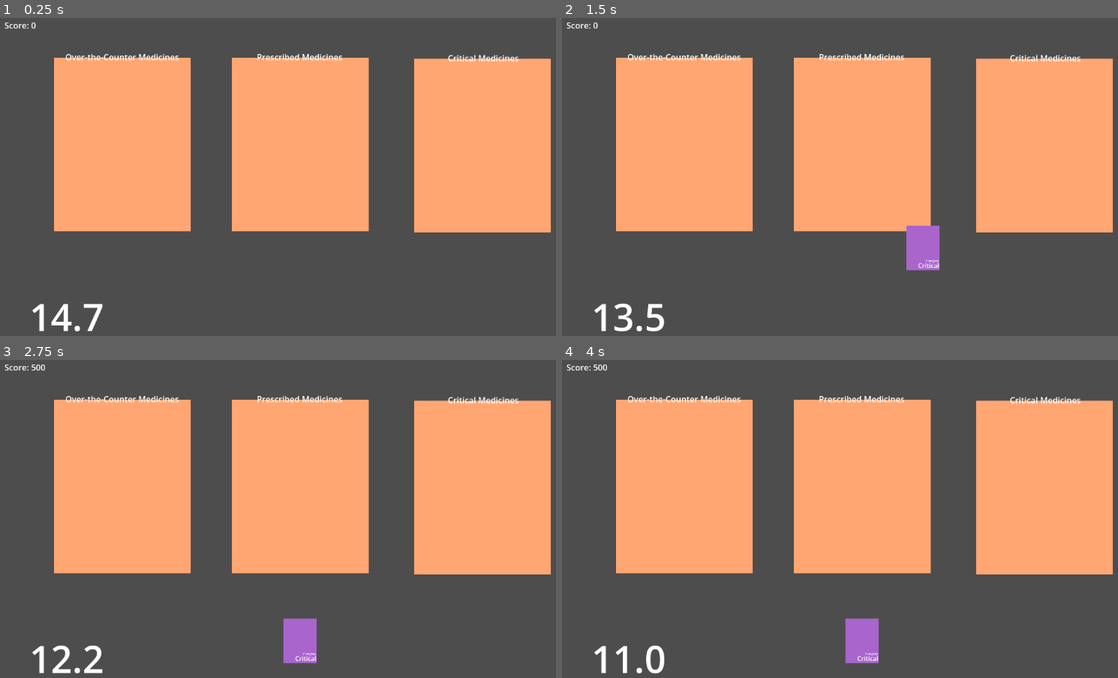
Above: before the commit, frames 1-4 (two rows, left to right).
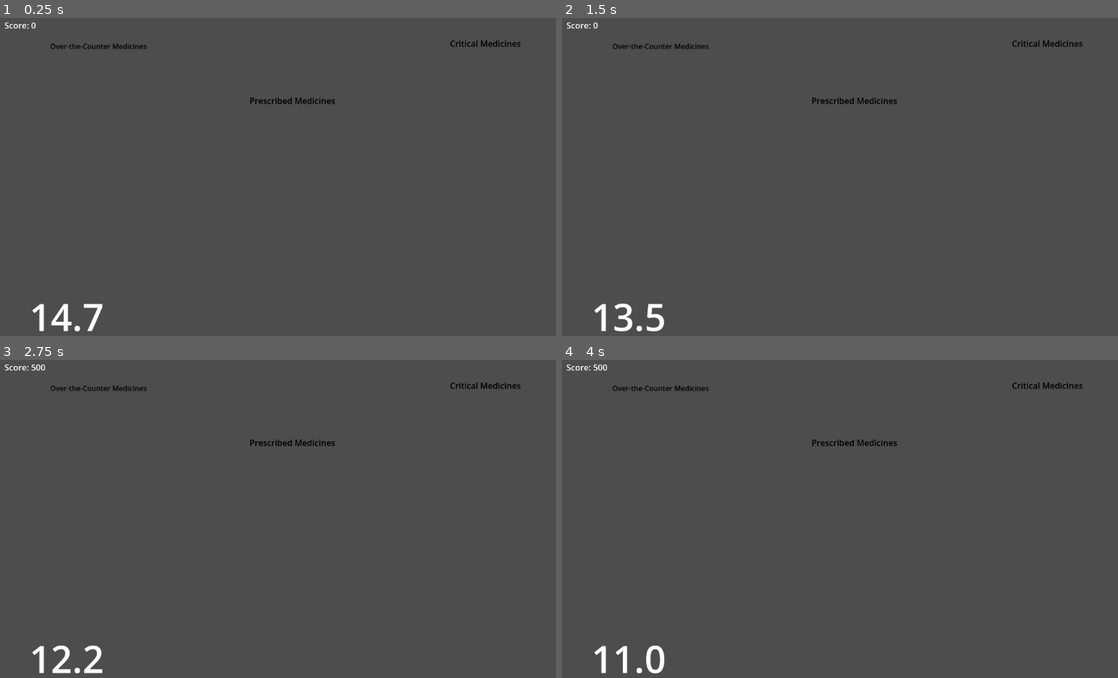
Above: after the commit, the same moments.

Repository: ghost-ily/NSTP_SLB_Project
Game: Godot game, scene res://Game 2 Resources/medicinesorter.tscn
Two runs of this game, one before a commit and one after it. Both use one fixed random seed, a clock stepped at 60 frames per second and the inputs below.
Inputs (mouse positions are in pixels of both pictures, inside the frame that each line leads up to):
- Up to frame 1 (0.25 s): no input
- Up to frame 2 (1.5 s): move the mouse to (984, 164) at 0.52 s; press the mouse at (984, 164) at 0.53 s; release the mouse at (984, 164) at 1.25 s; drag from (862, 297) to (1045, 145) at 1.27 s
- Up to frame 3 (2.75 s): move the mouse to (350, 449) at 2.02 s; press the mouse at (350, 449) at 2.03 s
- Up to frame 4 (4 s): release the mouse at (912, 449) at 2.75 s; drag from (823, 588) to (862, 487) at 2.77 s; move the mouse to (1034, 573) at 3.52 s; press the mouse at (1034, 573) at 3.53 s

The runs differ from the first frame. In frame 1, 41% of the frame differs, in the area x 9-100%, y 7-68%; in frame 2, 42%; in frame 3, 42%, in the area x 9-100%, y 7-96%; in frame 4, 42%.

Commit message:
Added textures to shelves and medicines

Diff:
--- a/Game 2 Resources/medicine.gd
+++ b/Game 2 Resources/medicine.gd
@@ -1,10 +1,11 @@
 extends Area2D
 
 signal placed_on_shelf(category, shelf_name)
-@onready var dispcat = $Label2
 
 var category = ""
 var dragging = false
+
+@onready var tex = $Sprite2D
 
 func _ready():
 	add_to_group("medicines")
--- a/Game 2 Resources/medicine.tscn
+++ b/Game 2 Resources/medicine.tscn
@@ -1,11 +1,10 @@
 [gd_scene format=3 uid="uid://c5i3tv2sushda"]
 
 [ext_resource type="Script" uid="uid://b3mxl6cqfcrrb" path="res://Game 2 Resources/medicine.gd" id="1_balq1"]
+[ext_resource type="Texture2D" uid="uid://dxs21tw2n42hy" path="res://Game 2 Resources/assets/otc.png" id="2_4jnb1"]
 
 [sub_resource type="RectangleShape2D" id="RectangleShape2D_loep1"]
 size = Vector2(64, 86)
-
-[sub_resource type="CanvasTexture" id="CanvasTexture_balq1"]
 
 [node name="Area2D" type="Area2D" unique_id=150860384]
 script = ExtResource("1_balq1")
@@ -15,25 +14,6 @@
 shape = SubResource("RectangleShape2D_loep1")
 
 [node name="Sprite2D" type="Sprite2D" parent="." unique_id=391100171]
-modulate = Color(0.6627451, 0.39607844, 0.8, 1)
-position = Vector2(1.9073486e-06, -3.8146973e-06)
-scale = Vector2(63.999996, 85.99999)
-texture = SubResource("CanvasTexture_balq1")
-
-[node name="Label2" type="Label" parent="." unique_id=1727100298]
-offset_left = -34.0
-offset_top = 25.0
-offset_right = 54.333336
-offset_bottom = 48.0
-scale = Vector2(0.75, 0.75)
-text = "Prescribed"
-horizontal_alignment = 2
-
-[node name="Label" type="Label" parent="." unique_id=1496070562]
-offset_left = 6.000002
-offset_top = 21.0
-offset_right = 76.0
-offset_bottom = 44.0
-scale = Vector2(0.35, 0.35)
-text = "Category"
-horizontal_alignment = 2
+position = Vector2(7.6413155e-05, 0.062603)
+scale = Vector2(0.31999928, 0.42937398)
+texture = ExtResource("2_4jnb1")
--- a/Game 2 Resources/medicinesorter.gd
+++ b/Game 2 Resources/medicinesorter.gd
@@ -21,17 +21,17 @@
 		med.queue_free()
 
 	# Restart spawn timer
-	randotime.wait_time = randi_range(1, 3)
+	randotime.wait_time = randf_range(0.75, 1.5)
 	randotime.start()
 
 func _ready() -> void:
-	randotime.wait_time = randi_range(1, 3)
+	randotime.wait_time = randf_range(0.75, 1.5)
 	randotime.start()
 	scoreboard.text = "Score: %d" % score
 
 func _on_RandomTimer_timeout() -> void:
 	spawn_medicine()
-	randotime.wait_time = randi_range(1, 3)
+	randotime.wait_time = randf_range(0.75, 1.5)
 	randotime.start()
 
 func spawn_medicine() -> void:
@@ -42,8 +42,11 @@
 	add_child(med)
 	med.add_to_group("medicines")
 	med.connect("placed_on_shelf", Callable(self, "_on_medicine_placed"))
-	med.dispcat.text = med.category
-	print("Spawned medicine:", med.category, "at", med.position) # debug line
+	if med.category == "Prescribed":
+		med.tex.texture = ResourceLoader.load("res://Game 2 Resources/assets/perscriptionmeds.png")
+	elif med.category == "Critical":
+		med.tex.texture = ResourceLoader.load("res://Game 2 Resources/assets/ivbag.png")
+	else: med.tex.texture = ResourceLoader.load("res://Game 2 Resources/assets/otc.png")
 
 func _on_medicine_placed(med_category: String, shelf_name: String) -> void:
 	var correct = false
@@ -55,9 +58,14 @@
 		correct = true
 
 	if correct:
-		score += 500
+		if med_category == "OTC":
+			score += 250
+		elif med_category == "Prescribed":
+			score += 300
+		else:
+			score += 500
 	else:
-		score -= 300
+		score -= 650
 	scoreboard.text = "Score: %d" % score
 
 	# SAMPLE WIN TERMINATOR.
--- a/Game 2 Resources/medicinesorter.tscn
+++ b/Game 2 Resources/medicinesorter.tscn
@@ -3,6 +3,9 @@
 [ext_resource type="Script" uid="uid://bxnb537h7peu5" path="res://Game 2 Resources/medicinesorter.gd" id="1_v2op4"]
 [ext_resource type="PackedScene" uid="uid://c0yf31bfp34y6" path="res://GameOver.tscn" id="2_o2ufn"]
 [ext_resource type="PackedScene" uid="uid://dxnqepn68uxc1" path="res://Game 2 Resources/shelf.tscn" id="3_eb2n6"]
+[ext_resource type="Texture2D" uid="uid://kq1o72fwulja" path="res://Game 2 Resources/assets/perscriptionmeds.png" id="4_4747v"]
+[ext_resource type="Texture2D" uid="uid://cq1xco83wh6yb" path="res://Game 2 Resources/assets/ivbag.png" id="4_au5gg"]
+[ext_resource type="Texture2D" uid="uid://dxs21tw2n42hy" path="res://Game 2 Resources/assets/otc.png" id="4_kyrlg"]
 
 [node name="main" type="Node2D" unique_id=1352383641]
 script = ExtResource("1_v2op4")
@@ -15,37 +18,136 @@
 offset_top = 1271.0
 
 [node name="ShelfCrit" parent="." unique_id=1387935665 instance=ExtResource("3_eb2n6")]
-position = Vector2(820, 101)
+position = Vector2(829, 23)
 
 [node name="Label" type="Label" parent="ShelfCrit" unique_id=1713506394]
-offset_left = 55.0
-offset_top = -24.0
-offset_right = 192.0
-offset_bottom = -1.0
+modulate = Color(0, 0, 0, 1)
+offset_left = 50.0
+offset_top = 26.0
+offset_right = 187.0
+offset_bottom = 49.0
 text = "Critical Medicines"
 horizontal_alignment = 1
 
+[node name="Sprite2D2" type="Sprite2D" parent="ShelfCrit" unique_id=193750956]
+position = Vector2(1.9999962, 107)
+scale = Vector2(0.18499964, 0.2482319)
+texture = ExtResource("4_au5gg")
+
+[node name="Sprite2D3" type="Sprite2D" parent="ShelfCrit" unique_id=675291020]
+position = Vector2(39.999992, 107)
+scale = Vector2(0.18499964, 0.2482319)
+texture = ExtResource("4_au5gg")
+
+[node name="Sprite2D4" type="Sprite2D" parent="ShelfCrit" unique_id=69583639]
+position = Vector2(247.99998, 174)
+scale = Vector2(0.18499964, 0.2482319)
+texture = ExtResource("4_au5gg")
+
+[node name="Sprite2D5" type="Sprite2D" parent="ShelfCrit" unique_id=1103226453]
+position = Vector2(246.99998, 109)
+scale = Vector2(0.18499964, 0.2482319)
+texture = ExtResource("4_au5gg")
+
 [node name="ShelfPres" parent="." unique_id=1682588727 instance=ExtResource("3_eb2n6")]
-position = Vector2(470, 99)
+position = Vector2(459, 133)
 
 [node name="Label" type="Label" parent="ShelfPres" unique_id=2134886072]
-offset_left = 33.0
-offset_top = -24.0
-offset_right = 209.0
-offset_bottom = -1.0
+modulate = Color(0, 0, 0, 1)
+offset_left = 30.0
+offset_top = 26.0
+offset_right = 206.0
+offset_bottom = 49.0
 text = "Prescribed Medicines"
 horizontal_alignment = 1
 
+[node name="Sprite2D2" type="Sprite2D" parent="ShelfPres" unique_id=875955910]
+position = Vector2(1.9999962, 107)
+scale = Vector2(0.18499964, 0.2482319)
+texture = ExtResource("4_4747v")
+
+[node name="Sprite2D3" type="Sprite2D" parent="ShelfPres" unique_id=762105599]
+position = Vector2(33.999992, 107)
+scale = Vector2(0.18499964, 0.2482319)
+texture = ExtResource("4_4747v")
+
+[node name="Sprite2D4" type="Sprite2D" parent="ShelfPres" unique_id=2061875086]
+position = Vector2(5.999996, 172)
+scale = Vector2(0.18499964, 0.2482319)
+texture = ExtResource("4_4747v")
+
+[node name="Sprite2D5" type="Sprite2D" parent="ShelfPres" unique_id=1355990043]
+position = Vector2(39.999992, 174)
+scale = Vector2(0.18499964, 0.2482319)
+texture = ExtResource("4_4747v")
+
+[node name="Sprite2D6" type="Sprite2D" parent="ShelfPres" unique_id=328962000]
+position = Vector2(247.99998, 106)
+scale = Vector2(0.18499964, 0.2482319)
+texture = ExtResource("4_4747v")
+
+[node name="Sprite2D7" type="Sprite2D" parent="ShelfPres" unique_id=481698879]
+position = Vector2(216.99998, 108)
+scale = Vector2(0.18499964, 0.2482319)
+texture = ExtResource("4_4747v")
+
 [node name="ShelfOTC" parent="." unique_id=1562471713 instance=ExtResource("3_eb2n6")]
-position = Vector2(128, 99)
+position = Vector2(85, 28)
 
 [node name="Label" type="Label" parent="ShelfOTC" unique_id=540681035]
-offset_left = 12.0
-offset_top = -24.0
-offset_right = 231.0
-offset_bottom = -1.0
+modulate = Color(0, 0, 0, 1)
+offset_left = 25.999998
+offset_top = 28.0
+offset_right = 245.0
+offset_bottom = 51.0
+scale = Vector2(0.85, 0.85)
 text = "Over-the-Counter Medicines"
 horizontal_alignment = 1
+
+[node name="Sprite2D2" type="Sprite2D" parent="ShelfOTC" unique_id=612661259]
+position = Vector2(1.9999962, 107)
+scale = Vector2(0.18499964, 0.2482319)
+texture = ExtResource("4_kyrlg")
+
+[node name="Sprite2D3" type="Sprite2D" parent="ShelfOTC" unique_id=1053013463]
+position = Vector2(36.999992, 108)
+scale = Vector2(0.18499964, 0.2482319)
+texture = ExtResource("4_kyrlg")
+
+[node name="Sprite2D4" type="Sprite2D" parent="ShelfOTC" unique_id=1908866464]
+position = Vector2(71.999985, 109)
+scale = Vector2(0.18499964, 0.2482319)
+texture = ExtResource("4_kyrlg")
+
+[node name="Sprite2D5" type="Sprite2D" parent="ShelfOTC" unique_id=1480733003]
+position = Vector2(242.99998, 173)
+scale = Vector2(0.18499964, 0.2482319)
+texture = ExtResource("4_kyrlg")
+
+[node name="Sprite2D6" type="Sprite2D" parent="ShelfOTC" unique_id=1136109347]
+position = Vector2(207.99998, 174)
+scale = Vector2(0.18499964, 0.2482319)
+texture = ExtResource("4_kyrlg")
+
+[node name="Sprite2D7" type="Sprite2D" parent="ShelfOTC" unique_id=1486971996]
+position = Vector2(2.9999962, 172)
+scale = Vector2(0.18499964, 0.2482319)
+texture = ExtResource("4_kyrlg")
+
+[node name="Sprite2D8" type="Sprite2D" parent="ShelfOTC" unique_id=1869032133]
+position = Vector2(42.999992, 172)
+scale = Vector2(0.18499964, 0.2482319)
+texture = ExtResource("4_kyrlg")
+
+[node name="Sprite2D9" type="Sprite2D" parent="ShelfOTC" unique_id=921422995]
+position = Vector2(245.99998, 107)
+scale = Vector2(0.18499964, 0.2482319)
+texture = ExtResource("4_kyrlg")
+
+[node name="Sprite2D10" type="Sprite2D" parent="ShelfOTC" unique_id=1833216370]
+position = Vector2(206.99998, 109)
+scale = Vector2(0.18499964, 0.2482319)
+texture = ExtResource("4_kyrlg")
 
 [node name="MedicineSpawner" type="Node2D" parent="." unique_id=1931757531]
 position = Vector2(591, 552)
--- a/Game 2 Resources/shelf.tscn
+++ b/Game 2 Resources/shelf.tscn
@@ -1,21 +1,19 @@
 [gd_scene format=3 uid="uid://dxnqepn68uxc1"]
 
 [ext_resource type="Script" uid="uid://bruyqhxhk0vlu" path="res://Game 2 Resources/shelf.gd" id="1_h5c24"]
-
-[sub_resource type="CanvasTexture" id="CanvasTexture_0pm5f"]
+[ext_resource type="Texture2D" uid="uid://cvlpclnpq2xl7" path="res://Game 2 Resources/assets/nstp_shelf.png" id="2_8e31k"]
 
 [sub_resource type="RectangleShape2D" id="RectangleShape2D_h5c24"]
-size = Vector2(263, 334)
+size = Vector2(275, 231)
 
 [node name="Shelf" type="Area2D" unique_id=1387935665]
 script = ExtResource("1_h5c24")
 
 [node name="Sprite2D" type="Sprite2D" parent="." unique_id=1702434790]
-modulate = Color(1, 0.64884114, 0.44664735, 1)
 position = Vector2(121.5, 155.99998)
-scale = Vector2(263, 334)
-texture = SubResource("CanvasTexture_0pm5f")
+scale = Vector2(0.15, 0.15)
+texture = ExtResource("2_8e31k")
 
 [node name="CollisionShape2D" type="CollisionShape2D" parent="." unique_id=1967555436]
-position = Vector2(121.5, 157)
+position = Vector2(121.5, 168.5)
 shape = SubResource("RectangleShape2D_h5c24")
